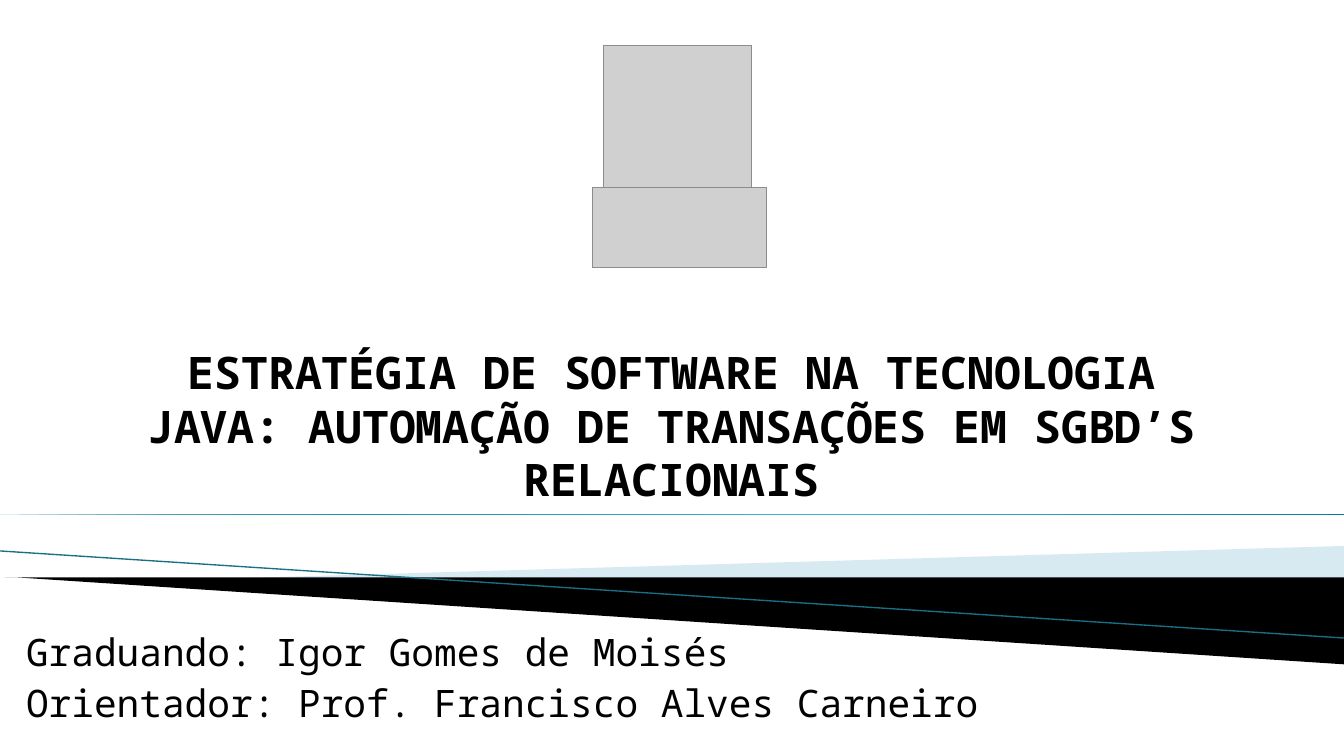
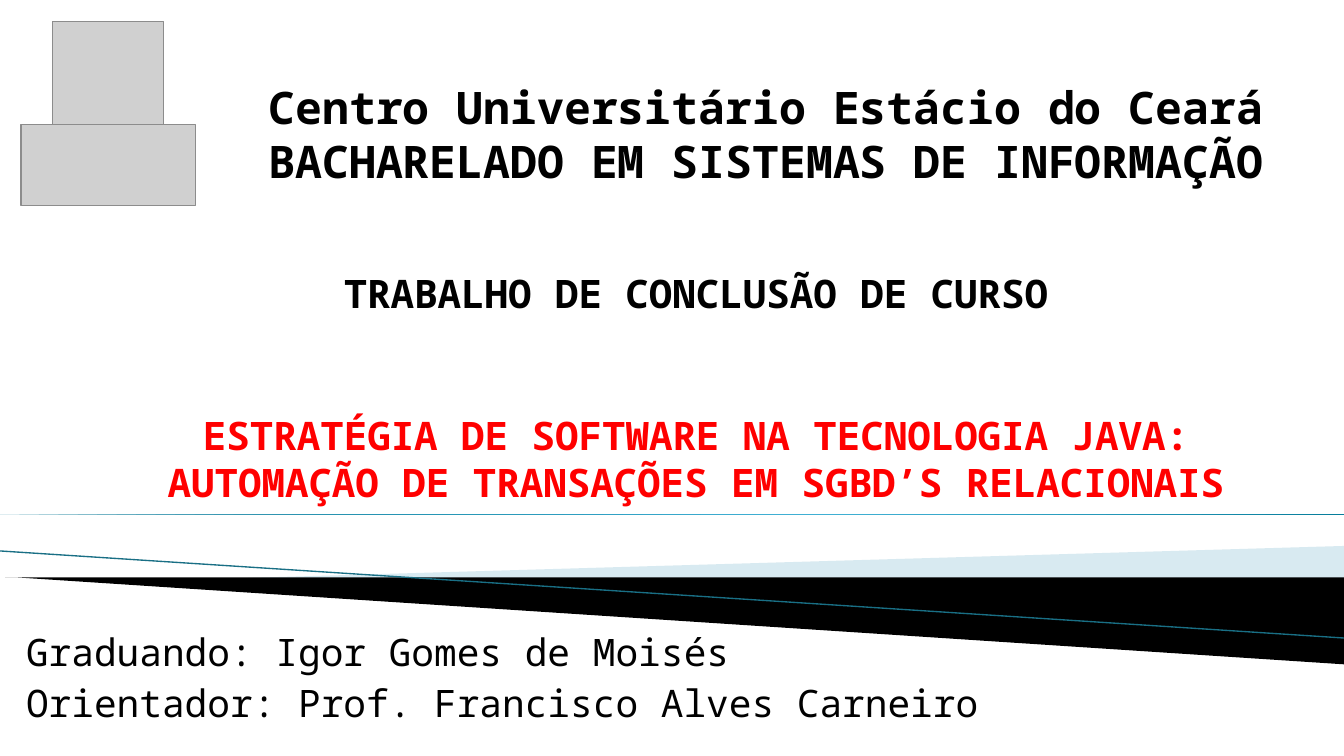
Before and after one commit to iggomesm/TCC, a slide deck: slide 1 of Apresentação.pptx. Drawn at 1344x756 pixels with LibreOffice and Linux fonts; fonts in the diff are those of the drawing; grey boxes stand for pictures; background and template pictures are left out. Boxes give left, top, right and bottom in pixels: in the first picture for what was removed or moved away, otherwise in the second. Text is boxed around its words. In the diff, an @@ line names an element or a change of style, - is before the commit and + after.

```diff
--- a/Apresentação.pptx
+++ b/Apresentação.pptx
@@ picture: place and size @@
-picture at box(604, 45, 752, 188)
+picture at box(52, 21, 164, 135)
@@ text added at box(269, 89, 1263, 189), 32 pt, text #000000, bold @@
+Centro Universitário Estácio do Ceará
+BACHARELADO EM SISTEMAS DE INFORMAÇÃO
@@ picture: place and size @@
-picture at box(592, 188, 766, 268)
+picture at box(21, 125, 196, 206)
@@ title added at box(344, 272, 1048, 309), 28 pt, text #000000, bold @@
+TRABALHO DE CONCLUSÃO DE CURSO
@@ text "ESTRATÉGIA DE SOFTWARE NA TECNOLOGIA ...": place and size @@
-text "ESTRATÉGIA DE SOFTWARE NA TECNOLOGIA ..." at box(147, 347, 1195, 497)
+text "ESTRATÉGIA DE SOFTWARE NA TECNOLOGIA ..." at box(168, 414, 1224, 507)
@@ text "ESTRATÉGIA DE SOFTWARE NA TECNOLOGIA ..." at box(168, 414, 1224, 507): size 32 to 28 pt, text colour #000000 to #FF0000 @@
```
Also in this commit, not shown: 2 other slides changed, 1 slide added, 5 other files.
